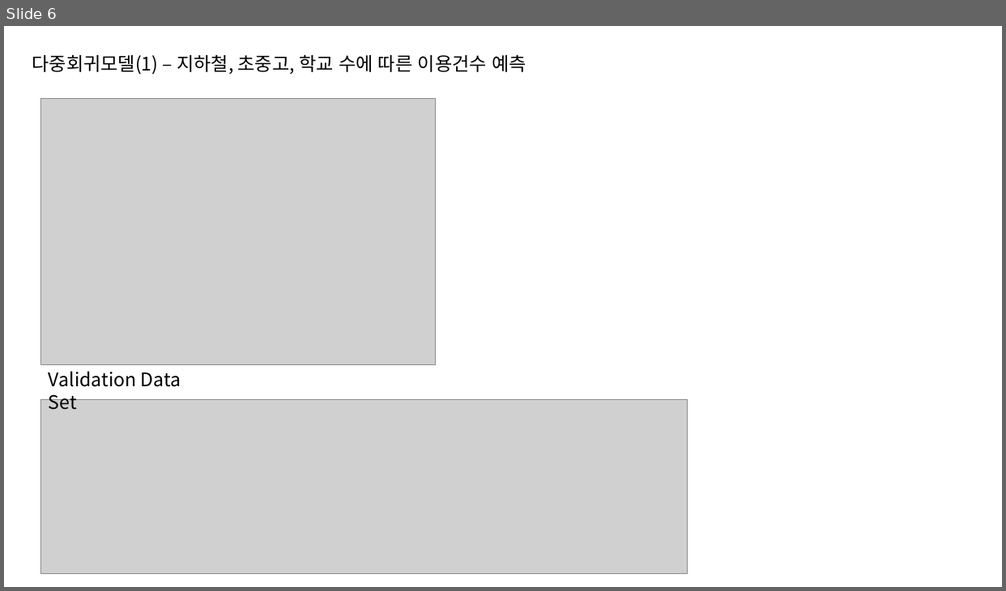
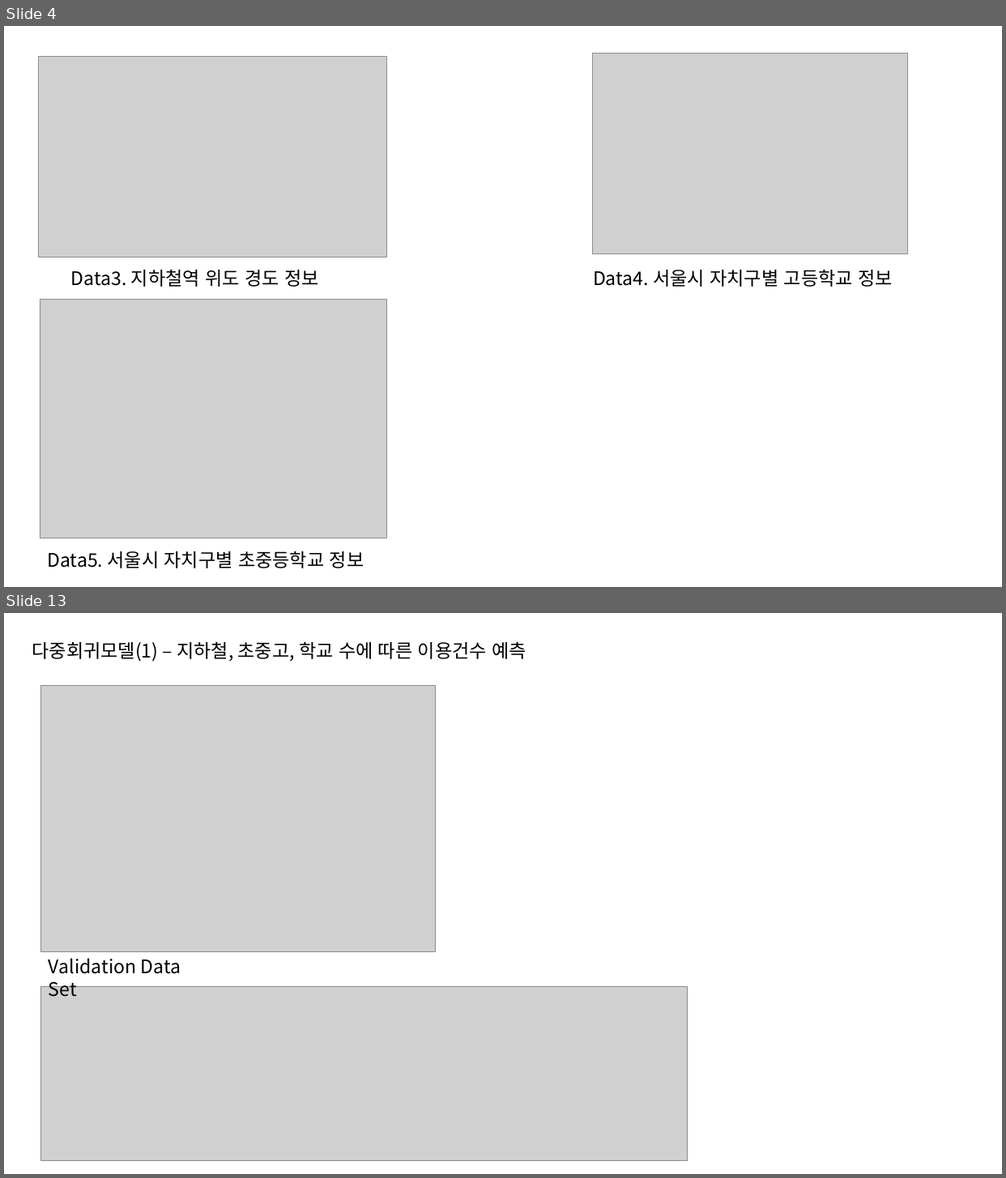
Before and after one commit to nyeoni/R-bike-analysis, a slide deck: FinalProject.pptx. Shown one above the other, each under a label of ours: slide 6 before the commit, slides 4 and 13 after it; the slides between them are not shown. The pictures are 1006x591 and 1006x1178 pixels, drawn with LibreOffice and Linux fonts; fonts in the diff are those of the drawing; grey boxes stand for pictures. Boxes give left, top, right and bottom in pixels: in the first picture for what was removed or moved away, otherwise in the second. Text is boxed around its words. In the diff, an @@ line names an element or a change of style, - is before the commit and + after.

```diff
--- a/FinalProject.pptx
+++ b/FinalProject.pptx
@@ slide 4 added at <box>4,26,1002,587</box>, background #FFFFFF @@
@@ picture added at <box>39,57,386,258</box> @@
@@ picture added at <box>593,54,908,254</box> @@
@@ text added at <box>71,269,319,287</box>, 18 pt, text #000000 @@
+Data3. 지하철역 위도 경도 정보
@@ text added at <box>593,269,893,287</box>, 18 pt, text #000000 @@
+Data4. 서울시 자치구별 고등학교 정보
@@ picture added at <box>40,299,387,538</box> @@
@@ text added at <box>47,551,364,569</box>, 18 pt, text #000000 @@
+Data5. 서울시 자치구별 초중등학교 정보
@@ what was slide 6 is now slide 13 @@
```
Also in this commit, not shown: 1 slide changed, 10 other slides added, 6 slides removed, 1 other file.
